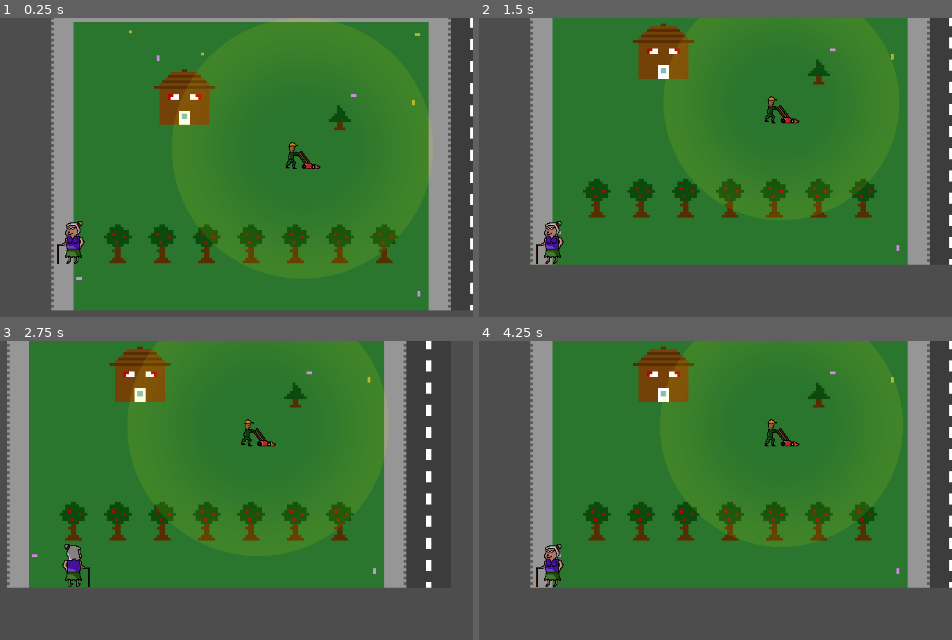
Above: before the commit, frames 1-4 (two rows, left to right).
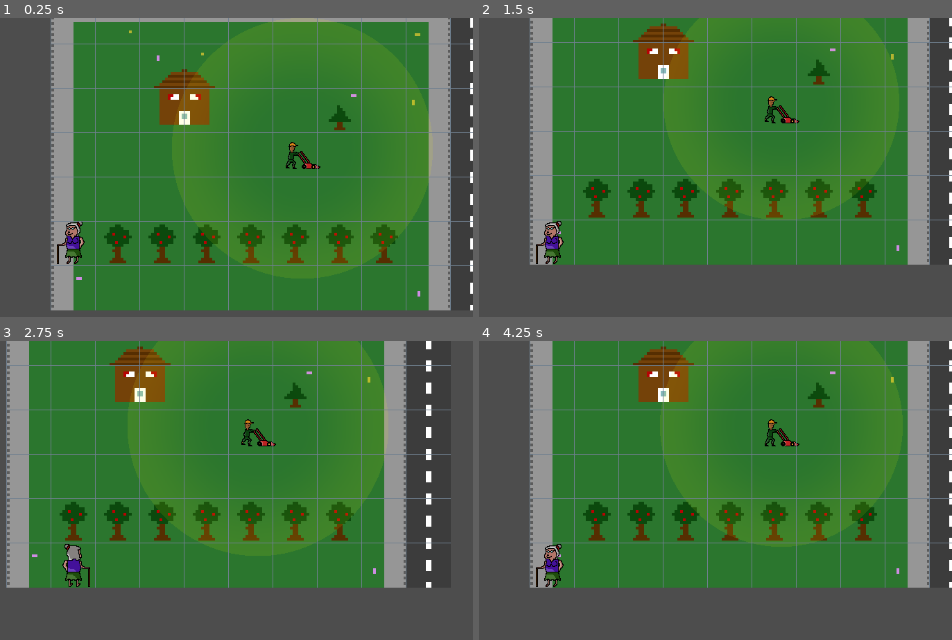
Above: after the commit, the same moments.

Repository: chrismeunier/EpicGameJam11
Game: Godot game, scene res://Levels/Lvl2.tscn
Two runs of this game, one before a commit and one after it. Both use one fixed random seed, a clock stepped at 60 frames per second and the inputs below. This scene is started directly instead of the project's main scene.
Inputs (mouse positions are in pixels of both pictures, inside the frame that each line leads up to):
- Up to frame 1 (0.25 s): no input
- Up to frame 2 (1.5 s): tap Enter at 0.5 s; move the mouse to (729, 221) at 0.52 s; hold D (Right) 0.53-1.28 s; hold Shift 0.53-1.28 s; tap Space at 1.25 s; move the mouse to (outside the picture) at 1.27 s; hold S (Down) from 1.28 s (still down); tap 2 at 1.35 s
- Up to frame 3 (2.75 s): move the mouse to (151, 466) at 2.02 s; release S (Down) at 2.03 s; hold D (Right) from 2.03 s (still down); tap 3 at 2.1 s
- Up to frame 4 (4.25 s): tap Enter at 2.75 s; move the mouse to (outside the picture) at 2.77 s; release D (Right) at 2.78 s; hold W (Up) 2.78-3.53 s; tap 1 at 2.85 s; move the mouse to (791, 634) at 3.52 s; hold A (Left) from 3.53 s (still down); hold Shift from 3.53 s (still down)

The runs differ from the first frame. In frame 1, 3.8% of the frame differs, in the area x 10-100%, y 0-98%; in frame 2, 3.0%; in frame 3, 3.1%; in frame 4, 3.0%.

Commit message:
Add grid to lvl 1 and 2

Diff:
--- a/Levels/Lvl1.tscn
+++ b/Levels/Lvl1.tscn
@@ -1,9 +1,10 @@
-[gd_scene load_steps=5 format=4 uid="uid://r7mveck8cnw2"]
+[gd_scene load_steps=6 format=4 uid="uid://r7mveck8cnw2"]
 
 [ext_resource type="TileSet" uid="uid://q2s4f1ubq8s8" path="res://TileMap/tilemap_set.tres" id="1_k88kn"]
 [ext_resource type="Script" uid="uid://cosh30wu56u5v" path="res://Levels/lvl_1.gd" id="1_kucer"]
 [ext_resource type="PackedScene" uid="uid://dkjvq1dd5doeu" path="res://characters/player.tscn" id="2_auopl"]
 [ext_resource type="PackedScene" uid="uid://c46d7jt8i3i33" path="res://characters/Babark.tscn" id="3_kucer"]
+[ext_resource type="PackedScene" uid="uid://d07g2f0i2186d" path="res://TileMap/grid.tscn" id="5_threx"]
 
 [node name="Lvl1" type="Node2D"]
 script = ExtResource("1_kucer")
@@ -17,3 +18,5 @@
 
 [node name="Babark" parent="." instance=ExtResource("3_kucer")]
 position = Vector2(208, 300)
+
+[node name="Grid" parent="." instance=ExtResource("5_threx")]
--- a/Levels/Lvl2.tscn
+++ b/Levels/Lvl2.tscn
@@ -1,10 +1,11 @@
-[gd_scene load_steps=6 format=4 uid="uid://0gcx30ebdqs4"]
+[gd_scene load_steps=7 format=4 uid="uid://0gcx30ebdqs4"]
 
 [ext_resource type="Script" uid="uid://bmhmfotnxjsac" path="res://Levels/lvl_2.gd" id="1_ndifn"]
 [ext_resource type="TileSet" uid="uid://q2s4f1ubq8s8" path="res://TileMap/tilemap_set.tres" id="2_11ayb"]
 [ext_resource type="PackedScene" uid="uid://dkjvq1dd5doeu" path="res://characters/player.tscn" id="3_ubcqv"]
 [ext_resource type="PackedScene" uid="uid://c46d7jt8i3i33" path="res://characters/Babark.tscn" id="4_jq5ri"]
 [ext_resource type="PackedScene" uid="uid://c48dqyga4uqa" path="res://characters/LawnMower.tscn" id="5_jq5ri"]
+[ext_resource type="PackedScene" uid="uid://d07g2f0i2186d" path="res://TileMap/grid.tscn" id="6_rkbpp"]
 
 [node name="Lvl2" type="Node2D"]
 script = ExtResource("1_ndifn")
@@ -21,3 +22,5 @@
 
 [node name="LawnMower" parent="." instance=ExtResource("5_jq5ri")]
 position = Vector2(181, 203)
+
+[node name="Grid" parent="." instance=ExtResource("6_rkbpp")]
--- a/Levels/lvl_1.gd
+++ b/Levels/lvl_1.gd
@@ -1,9 +1,7 @@
 extends Node2D
 
-# Called when the node enters the scene tree for the first time.
+@onready var tilemap = $Map
+
 func _ready() -> void:
-	$Player.set_tilemap($Map)
-
-# Called every frame. 'delta' is the elapsed time since the previous frame.
-func _process(delta: float) -> void:
-	pass
+	$Player.set_tilemap(tilemap)
+	$Grid.set_tilemap(tilemap)
--- a/Levels/lvl_2.gd
+++ b/Levels/lvl_2.gd
@@ -1,9 +1,7 @@
 extends Node2D
 
-# Called when the node enters the scene tree for the first time.
+@onready var tilemap = $Map
+
 func _ready() -> void:
-	$Player.set_tilemap($Map)
-
-# Called every frame. 'delta' is the elapsed time since the previous frame.
-func _process(delta: float) -> void:
-	pass
+	$Player.set_tilemap(tilemap)
+	$Grid.set_tilemap(tilemap)
